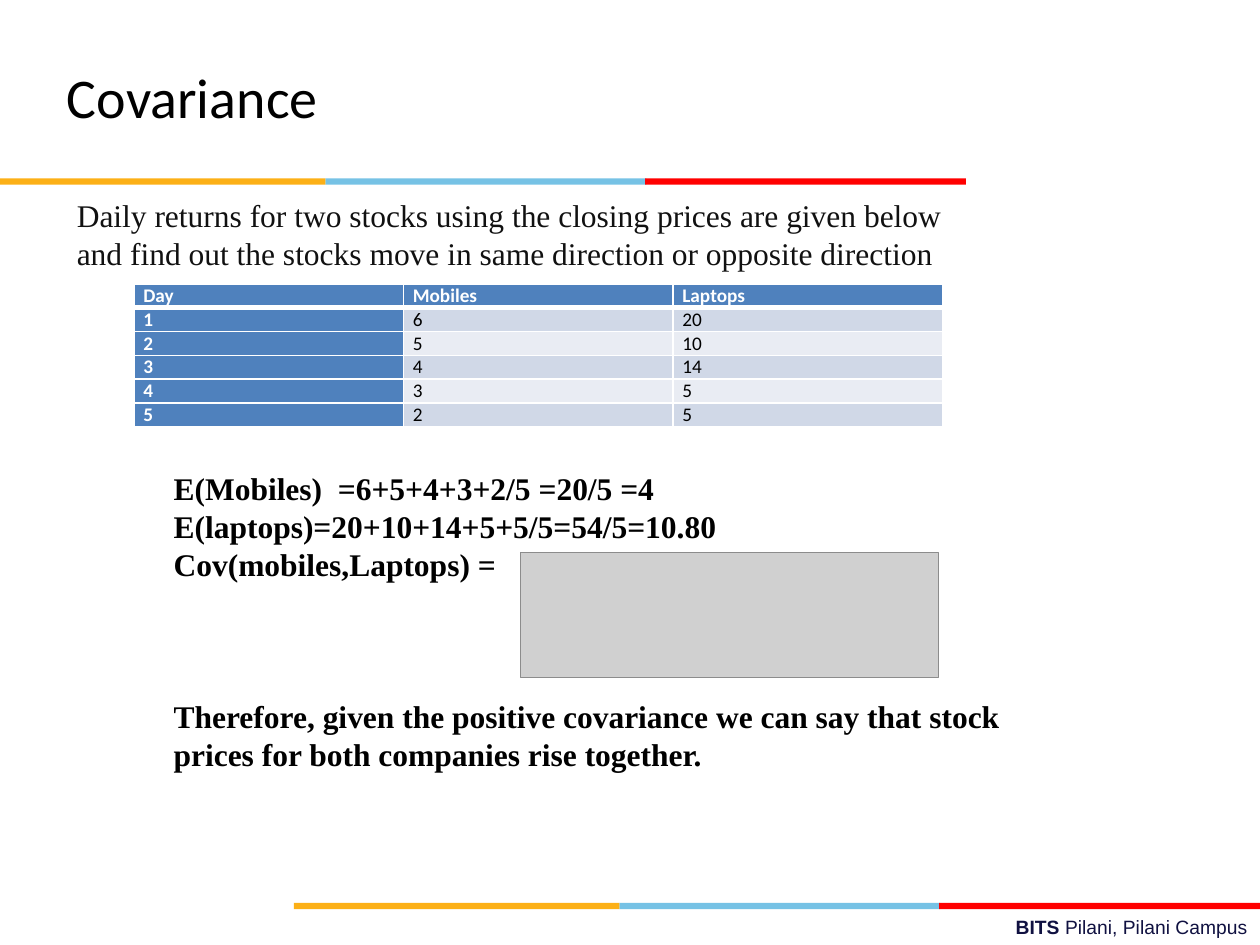
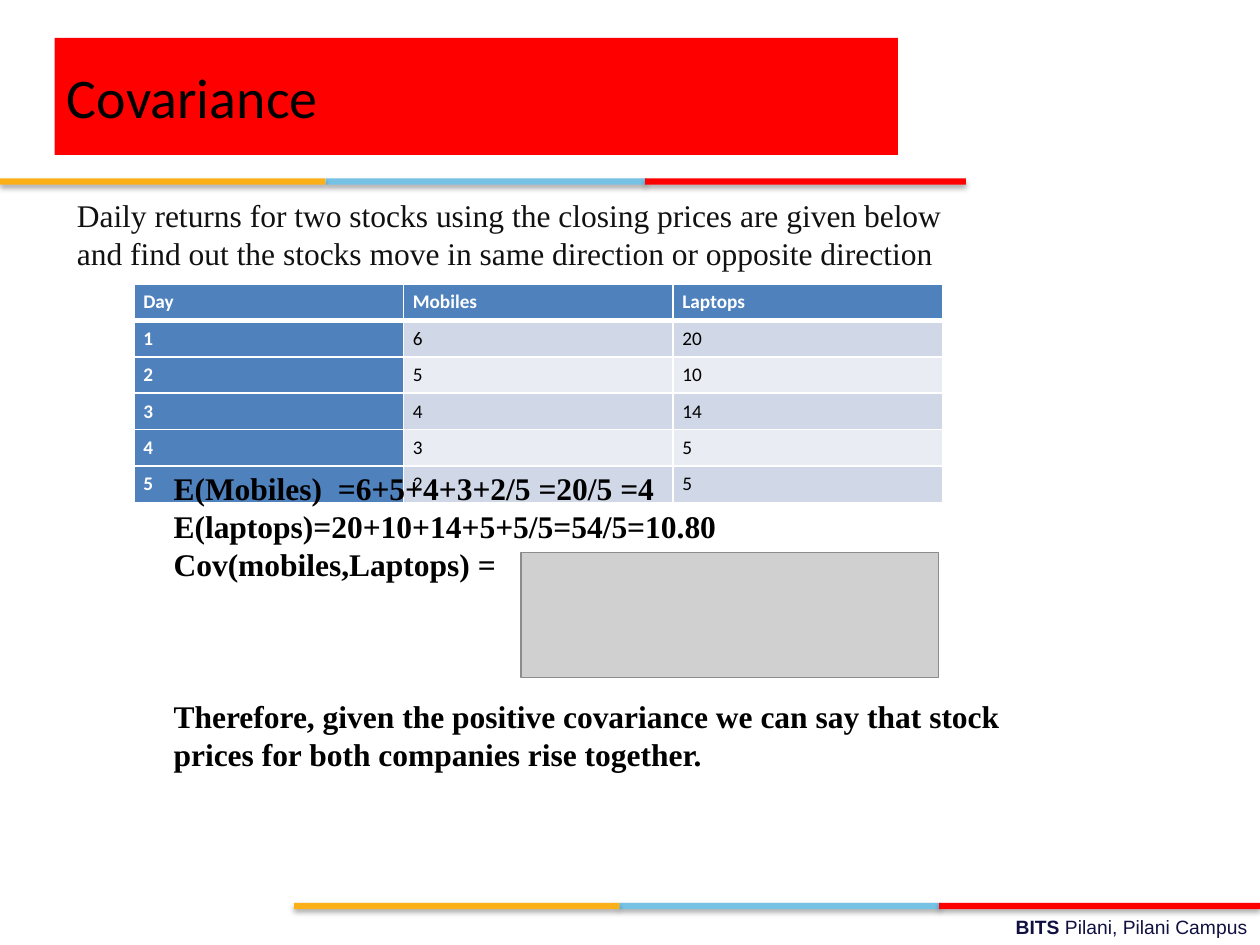
Before and after one commit to ElisonSherton/MTech_DSE, a slide deck: slide 12 of Sem1/DM/lecture_slides/Review session.pptx. Drawn at 1260x945 pixels with LibreOffice and Linux fonts; fonts in the diff are those of the drawing; grey boxes stand for pictures; background and template pictures are left out. Boxes give left, top, right and bottom in pixels: in the first picture for what was removed or moved away, otherwise in the second. Text is boxed around its words. In the diff, an @@ line names an element or a change of style, - is before the commit and + after.

```diff
--- a/Sem1/DM/lecture_slides/Review session.pptx
+++ b/Sem1/DM/lecture_slides/Review session.pptx
@@ rectangle "Covariance": place and size @@
-rectangle "Covariance" at box(67, 79, 318, 119)
+rectangle "Covariance" at box(54, 38, 897, 155)
@@ rectangle "Covariance" at box(54, 38, 897, 155): fill none to #FF0000 @@
@@ shadow on in 6 elements at box(620, 903, 941, 910), box(294, 903, 619, 910), box(939, 903, 1260, 910), box(325, 179, 646, 185), box(0, 179, 325, 185), box(645, 179, 966, 185) @@
@@ table at box(134, 284, 942, 510) @@
@@ fill #D0D8E8 to #D0D8E7 in 6 cells @@
@@ fill #E9EDF4 to #E9ECF3 in 4 cells @@
@@ borders changed @@
```
Also in this commit, not shown: 51 other slides changed, 15 other files.
